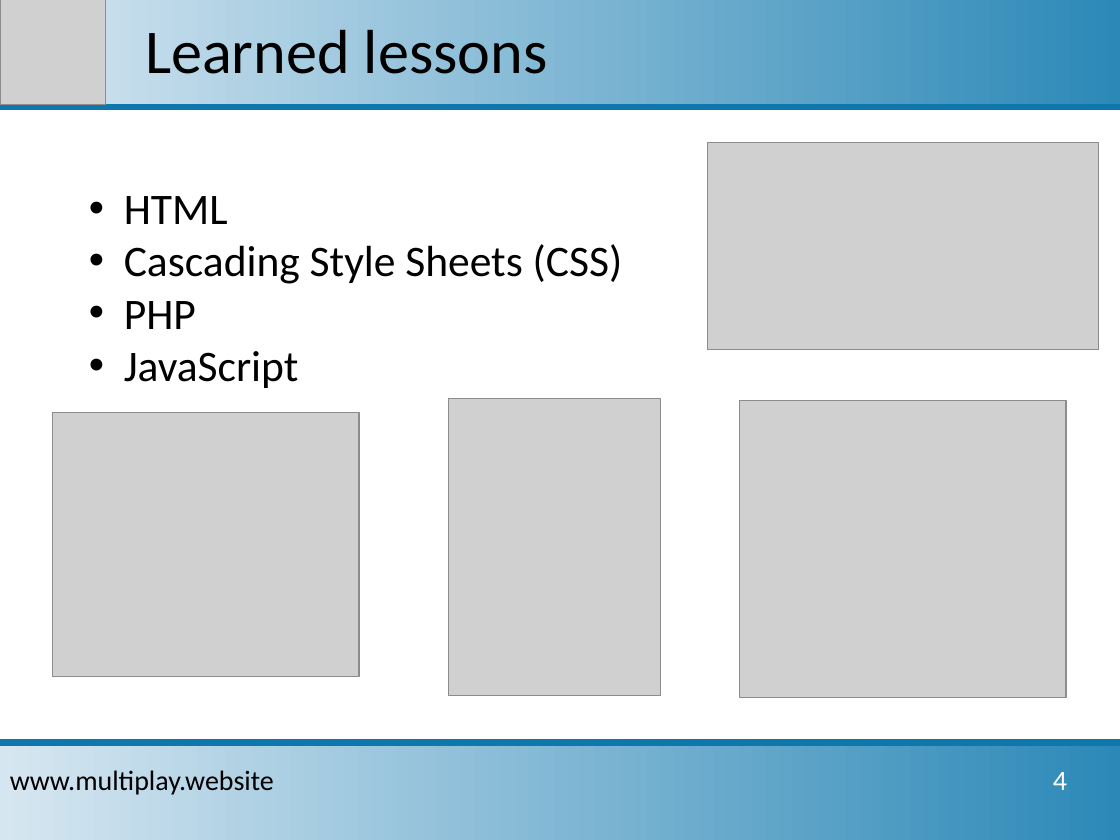
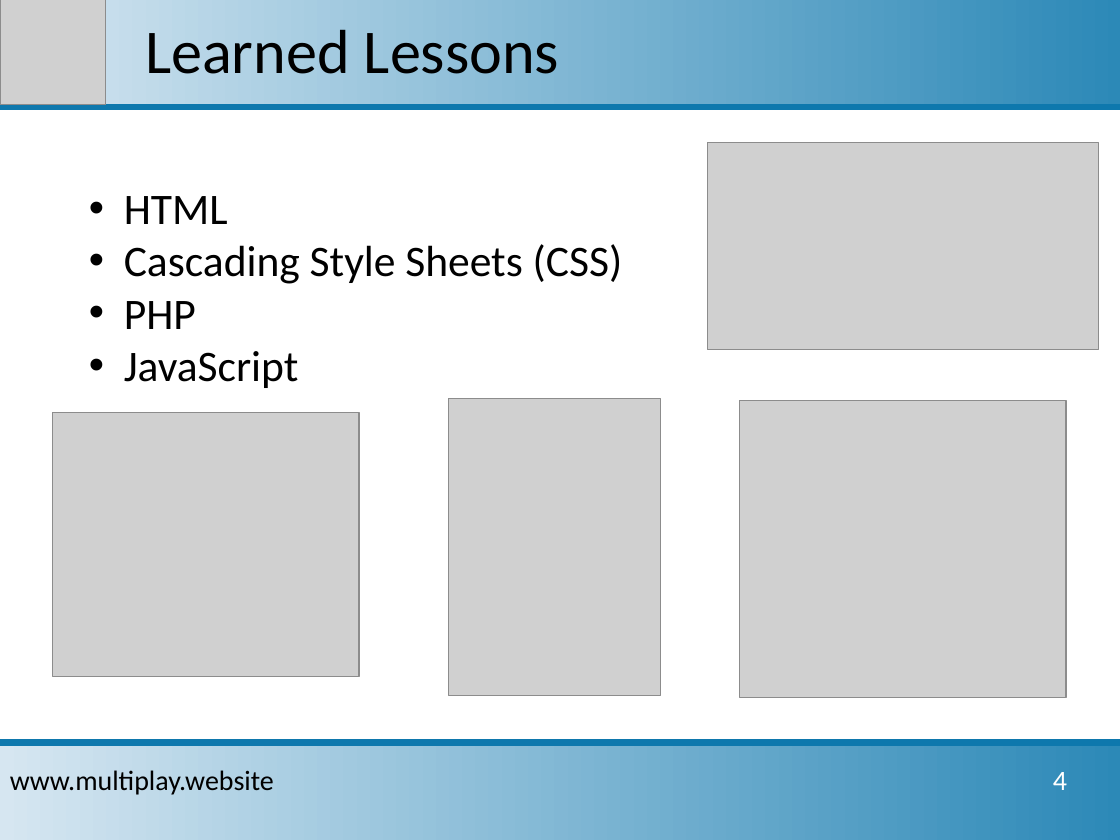
Before and after one commit to sbrinnich/MultiPlay, a slide deck: slide 6 of doc/Projektpraesentation_2017-01-23.pptx (slide 5 before the commit). Drawn at 1120x840 pixels with LibreOffice and Linux fonts; fonts in the diff are those of the drawing; grey boxes stand for pictures; background and template pictures are left out. Boxes give left, top, right and bottom in pixels: in the first picture for what was removed or moved away, otherwise in the second. Text is boxed around its words. In the diff, an @@ line names an element or a change of style, - is before the commit and + after.

```diff
--- a/doc/Projektpraesentation_2017-01-23.pptx
+++ b/doc/Projektpraesentation_2017-01-23.pptx
@@ title at (145,29,559,74): text changed @@
-Learned lessons
+Learned Lessons
```
Also in this commit, not shown: 4 other slides changed, 1 slide added.
